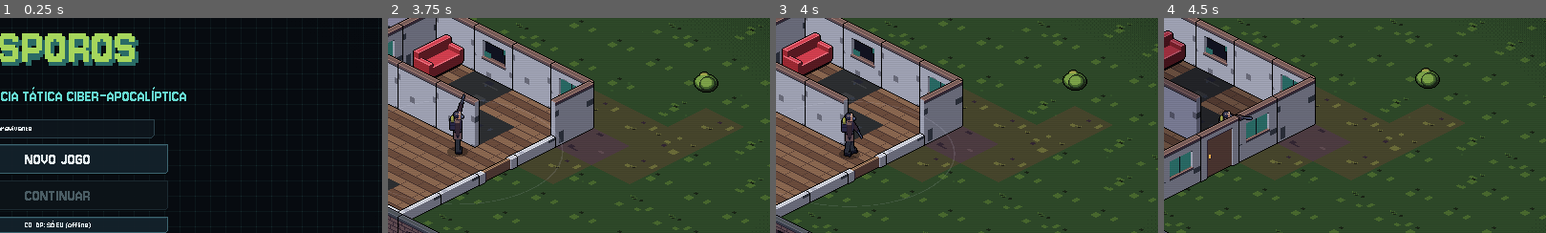
Above: before the commit, frames 1-4 (left to right).
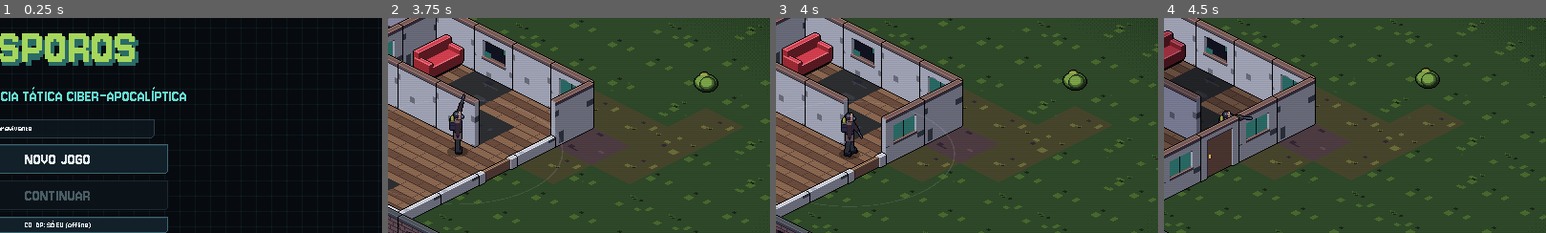
Above: after the commit, the same moments.

Repository: Wesley-LeoL/Esporos
Game: Godot game, scene res://scenes/main.tscn
Same seed, same stepped clock (60 frames per second), same inputs: the game is played once before the commit and once after it.
Inputs (mouse positions are % of the whole screen's width and height, from its top left):
- Up to frame 1 (0.25 s): no input
- Up to frame 2 (3.75 s): click "NOVO JOGO" at 0.5 s; click "COMEÇAR" at 1.25 s; tap Enter at 2, 3.5 s; drag from (96, 30) to (60, 28) at 2.02 s; tap Space (attack) at 2.75 s; drag from (96, 40) to (45, 70) at 2.77 s; move the mouse to (96, 50) at 3.52 s; hold D (move_right) from 3.53 s (still down); tap 1 (hot_1) at 3.6 s; click (96, 50) at 3.67 s
- Up to frame 3 (4 s): keep holding D (move_right)
- Up to frame 4 (4.5 s): release D (move_right) at 4.25 s; drag from (96, 60) to (20, 35) at 4.27 s
The pictures show only the part of the screen within x 42-92%, y 19-69%; the shares and areas given below are measured in that part.

Frames 1-2 are identical in both runs. In frame 3, 2.1% of the frame differs, in the area x 27-39%, y 37-64%; in frame 4, nothing differs.

Commit message:
Rolagem das abas se mantém; paredes só abaixam por dentro e só as da frente
Co-Authored-By: Claude Opus 5.5 <noreply@anthropic.com>
Claude-Session: https://claude.ai/code/session_012zWQ3HgupzswLAbX8CqoVw

Diff:
--- a/autoload/game.gd
+++ b/autoload/game.gd
@@ -509,6 +509,14 @@
 			p._update_nearby()
 			if p.nearby != null:
 				p.act("unlock", [world.key_of(p.nearby)])
+		"scroll":
+			# rola a aba aberta (scroll:N) ou mostra a rolagem (scroll) — testes
+			var scs: Array = []
+			hud._collect_scrolls(hud.tabs.get_current_tab_control(), scs)
+			if not scs.is_empty():
+				if arg != "":
+					(scs[0] as ScrollContainer).scroll_vertical = int(arg)
+				print("[scroll] ", (scs[0] as ScrollContainer).scroll_vertical)
 		"interact_near":
 			p._update_nearby()
 			if p.nearby != null:
--- a/scripts/entities/wall_edge.gd
+++ b/scripts/entities/wall_edge.gd
@@ -6,9 +6,9 @@
 ## Serve para as paredes que o jogador constrói (kind = id em DB.BUILDS) e para as dos
 ## prédios do mapa (kind = folha w_<material>_<variação>, map = true).
 ##
-## Corte do The Sims: quando o jogador local está logo atrás da parede (ela fica entre ele
-## e a câmera), a parede é desenhada baixa. Nos prédios do mapa isso só acontece com o
-## prédio "aberto" (jogador dentro ou logo atrás; telhado escondido). A colisão não muda.
+## Corte do The Sims: só com o jogador DENTRO do prédio, as paredes da frente dele (abaixo da
+## cabeça na tela) ficam baixas; as de trás continuam inteiras. De fora, nada abaixa. A
+## colisão não muda.
 
 var kind := "parede_madeira"
 var cell := Vector2i.ZERO
@@ -140,15 +140,25 @@
 	_cut_t = 0.1
 	var want := false
 	var pl: Player = world.local_player() if world != null else null
-	var house_ok := house_id < 0 or bool(world.house_open.get(house_id, false))
-	if pl != null and pl.alive and house_ok:
+	if pl != null and pl.alive and fence_vid < 0 and _player_inside(pl):
 		var off := position - pl.position
-		# a parede está à frente (mais embaixo na tela) e perto do jogador
-		if off.y > -6.0 and Vector2(off.x, off.y * 2.0).length() < 210.0:
+		# só as paredes da frente (abaixo da cabeça na tela), perto do jogador; as de trás ficam
+		if off.y > 2.0 and Vector2(off.x, off.y * 2.0).length() < 210.0:
 			want = true
 	if want != low:
 		low = want
 		queue_redraw()
+
+
+## O jogador está dentro do prédio desta parede? Prédio do mapa: o estado "dentro" da casa.
+## Parede construída: o jogador pisa num piso construído. Cerca de vila: nunca abaixa.
+func _player_inside(pl: Player) -> bool:
+	if house_id >= 0:
+		return bool(world.house_open.get(house_id, false))
+	if map:
+		return false
+	var tp := world.tile_pos(pl.position)
+	return world.terrain_deltas.has(Vector2i(floori(tp.x), floori(tp.y)))
 
 
 func _draw() -> void:
--- a/scripts/ui/hud.gd
+++ b/scripts/ui/hud.gd
@@ -658,6 +658,13 @@
 	if menu_root.visible:
 		menu_root.visible = false
 		loot_node = null
+	if window_kind != kind:
+		# janela nova começa do topo
+		var scs: Array = []
+		_collect_scrolls(window_root, scs)
+		for sc: ScrollContainer in scs:
+			sc.scroll_vertical = 0
+		_clear(window_box)
 	window_kind = kind
 	window_root.visible = true
 	get_tree().paused = Net.is_solo()
@@ -679,6 +686,12 @@
 	var p := _player()
 	if p == null or p.data == null or window_kind == "":
 		return
+	var saved := _scroll_state(window_root)
+	_rebuild_window_now(p)
+	_restore_scroll(window_root, saved)
+
+
+func _rebuild_window_now(p: Player) -> void:
 	match window_kind:
 		"build":
 			window_title.text = "CONSTRUÇÃO"
@@ -1566,12 +1579,57 @@
 	if get_viewport().gui_is_dragging() or ctx_root.visible:
 		return
 	var d := p.data
+	# a tela é refeita a cada segundo: guarda a rolagem e devolve depois (senão volta ao topo)
+	var tab_c := tabs.get_current_tab_control()
+	var saved := _scroll_state(tab_c)
 	match tabs.current_tab:
 		0: _tab_inventory(d)
 		1: _tab_body(d)
 		2: _tab_skills(d)
 		3: _tab_implants(d)
 		4: _tab_map(p)
+	_restore_scroll(tab_c, saved)
+
+
+## Rolagens (vertical e horizontal) de todas as áreas roláveis dentro de 'root', em ordem.
+func _scroll_state(root: Node) -> Array:
+	var out: Array = []
+	if root != null:
+		_collect_scrolls(root, out)
+	var vals: Array = []
+	for sc: ScrollContainer in out:
+		vals.append(Vector2i(sc.scroll_horizontal, sc.scroll_vertical))
+	return vals
+
+
+func _collect_scrolls(n: Node, out: Array) -> void:
+	if n is ScrollContainer and not n.is_queued_for_deletion():
+		out.append(n)
+	for c in n.get_children():
+		if not c.is_queued_for_deletion():
+			_collect_scrolls(c, out)
+
+
+## Devolve a rolagem depois que o conteúdo novo tiver tamanho (próximo quadro).
+func _restore_scroll(root: Node, vals: Array) -> void:
+	if root == null or vals.is_empty():
+		return
+	var apply := func() -> void:
+		if not is_instance_valid(root):
+			return
+		var now: Array = []
+		_collect_scrolls(root, now)
+		for i in mini(now.size(), vals.size()):
+			var sc: ScrollContainer = now[i]
+			var v: Vector2i = vals[i]
+			sc.scroll_horizontal = v.x
+			sc.scroll_vertical = v.y
+	# aplica já (a área de fora não mudou de tamanho) e de novo depois do layout
+	apply.call()
+	await get_tree().process_frame
+	apply.call()
+	await get_tree().process_frame
+	apply.call()
 
 
 func _act(cb: Callable) -> Callable:
Not shown, changed: docs/GDD.md
